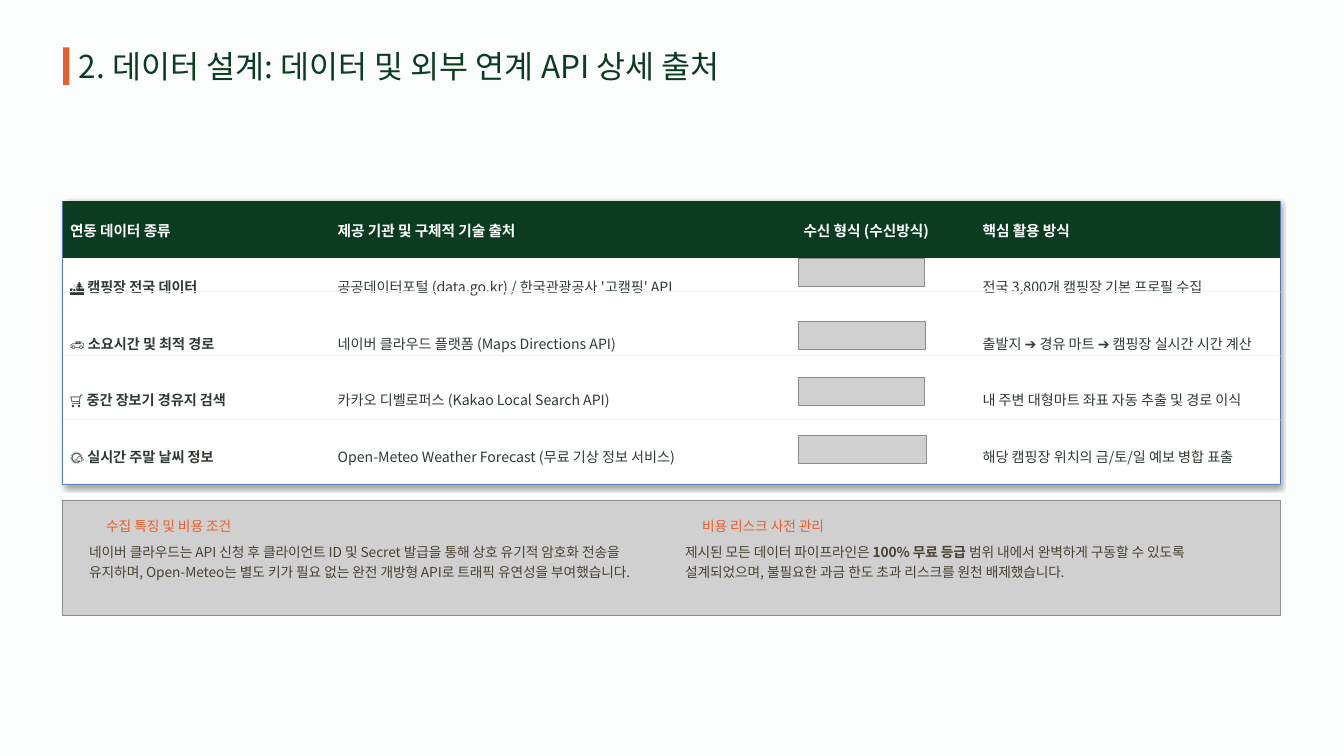
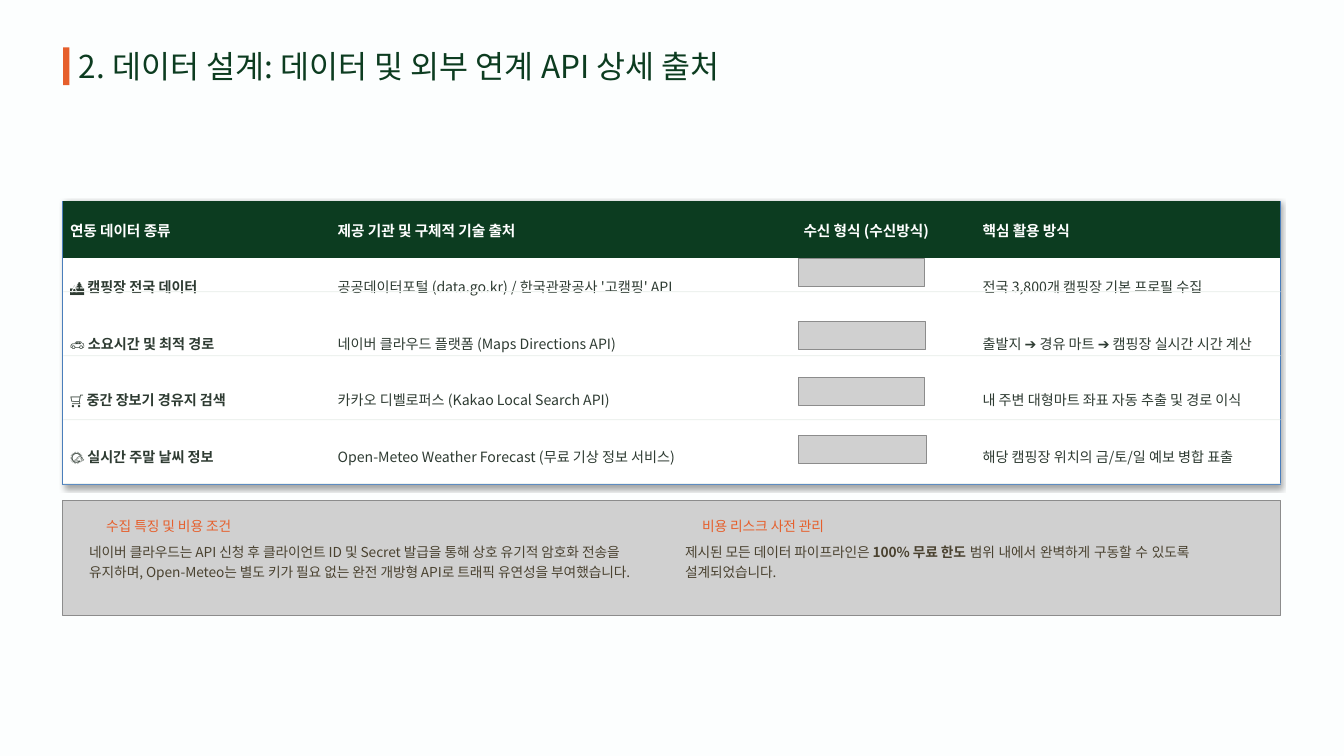
Before and after one commit to leejw4992-a11y/camping_scrapper, a slide deck: slide 4 of 캠핑_17기이정우.pptx. Drawn at 1344x756 pixels with LibreOffice and Linux fonts; fonts in the diff are those of the drawing; grey boxes stand for pictures; background and template pictures are left out. Boxes give left, top, right and bottom in pixels: in the first picture for what was removed or moved away, otherwise in the second. Text is boxed around its words. In the diff, an @@ line names an element or a change of style, - is before the commit and + after.

```diff
--- a/캠핑_17기이정우.pptx
+++ b/캠핑_17기이정우.pptx
@@ text at box(685, 545, 1190, 578): text changed @@
-제시된 모든 데이터 파이프라인은 100% 무료 등급 범위 내에서 완벽하게 구동할 수 있도록 설계되었으며, 불필요한 과금 한도 초과 리스크를 원천 배제했습니다.
+제시된 모든 데이터 파이프라인은 100% 무료 한도 범위 내에서 완벽하게 구동할 수 있도록 설계되었습니다.
```
Also in this commit, not shown: 4 other slides changed, 2 other files.
